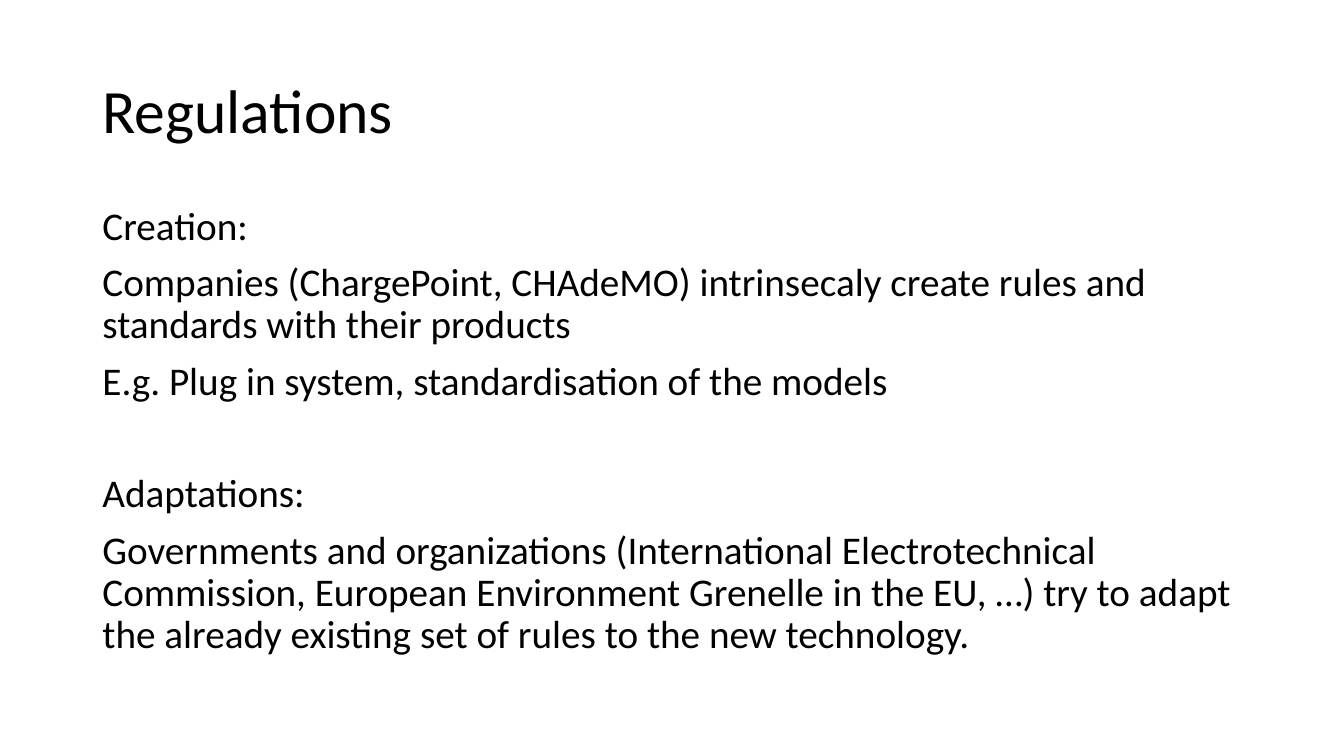
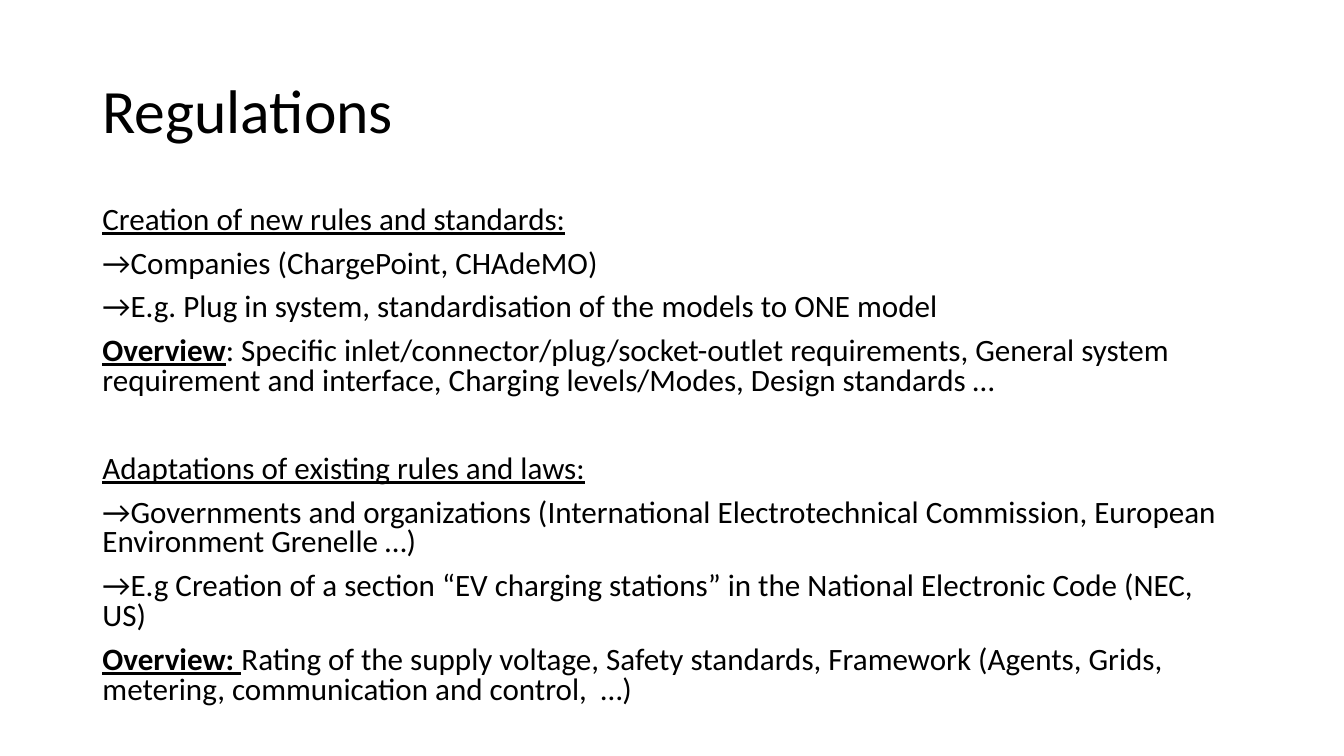
Before and after one commit to VincentHenric/GMS_group5, a slide deck: slide 4 of Research on the topic/Architecture & Regulations (Vincent&Bruno)/Presentation 13 04 first draft.pptx (slide 5 before the commit). Drawn at 1344x756 pixels with LibreOffice and Linux fonts; fonts in the diff are those of the drawing. Boxes give left, top, right and bottom in pixels: in the first picture for what was removed or moved away, otherwise in the second. Text is boxed around its words. In the diff, an @@ line names an element or a change of style, - is before the commit and + after.

```diff
--- a/Research on the topic/Architecture & Regulations (Vincent&Bruno)/Presentation 13 04 first draft.pptx
+++ b/Research on the topic/Architecture & Regulations (Vincent&Bruno)/Presentation 13 04 first draft.pptx
@@ text at <box>102,208,1215,701</box>: text changed; size 28 to 22.2 pt @@
-Creation:
-Companies (ChargePoint, CHAdeMO) intrinsecaly create rules and standards with their products
-E.g. Plug in system, standardisation of the models
-Adaptations:
-Governments and organizations (International Electrotechnical Commission, European Environment Grenelle in the EU, …) try to adapt the already existing set of rules to the new technology.
+Creation of new rules and standards:
+→Companies (ChargePoint, CHAdeMO)
+→E.g. Plug in system, standardisation of the models to ONE model
+Overview: Specific inlet/connector/plug/socket-outlet requirements, General system requirement and interface, Charging levels/Modes, Design standards …
+Adaptations of existing rules and laws:
+→Governments and organizations (International Electrotechnical Commission, European Environment Grenelle …)
+→E.g Creation of a section “EV charging stations” in the National Electronic Code (NEC, US)
+Overview: Rating of the supply voltage, Safety standards, Framework (Agents, Grids, metering, communication and control, …)
```
Also in this commit, not shown: 1 slide removed, 1 other file.
